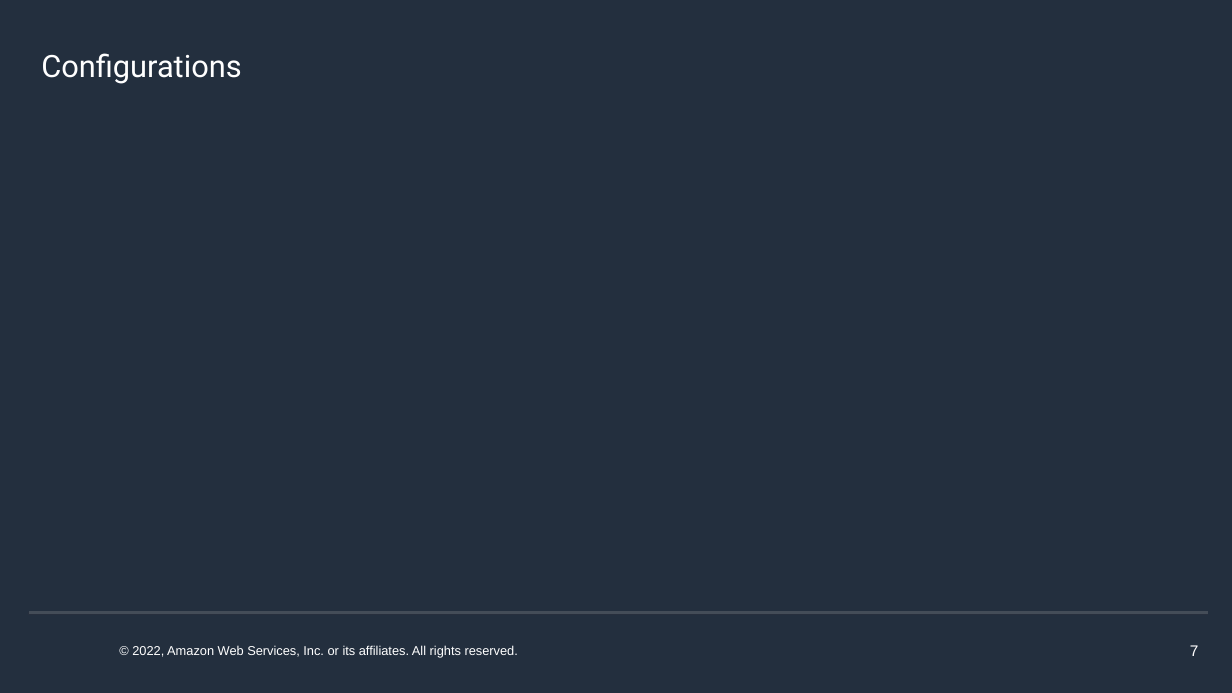
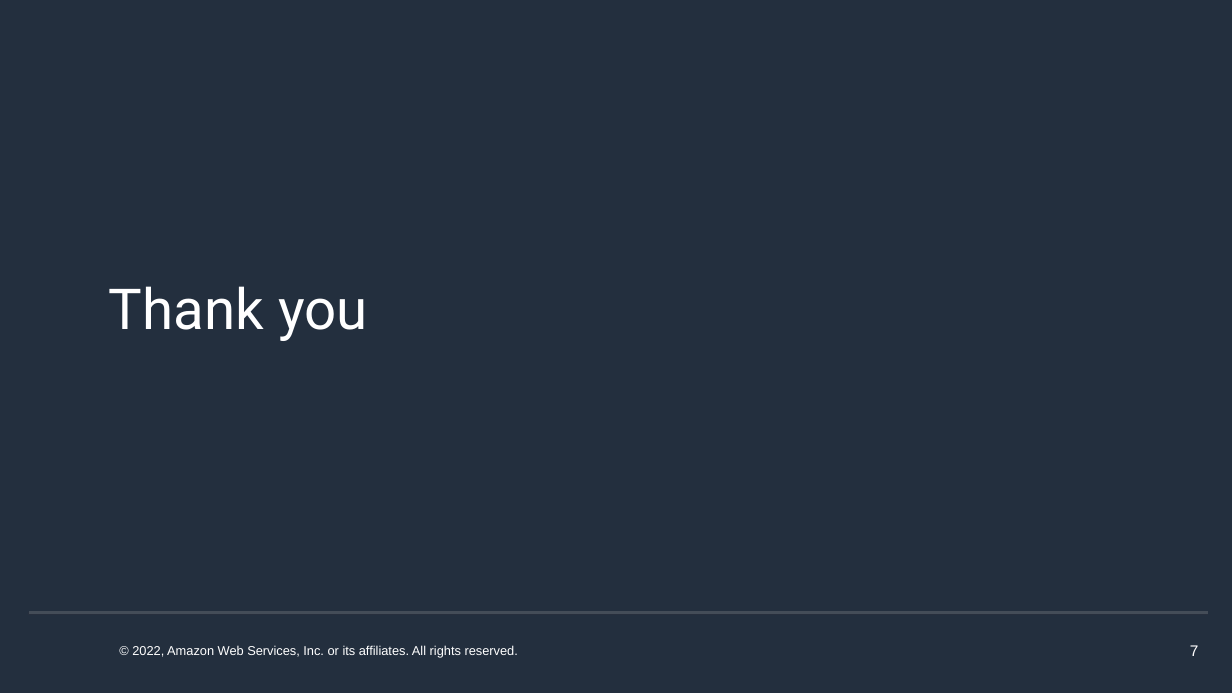
Before and after one commit to yagrxu/aws-solutions, a slide deck: slide 7 of amg-demo/demo.pptx. Drawn at 1232x693 pixels with LibreOffice and Linux fonts; fonts in the diff are those of the drawing; background and template pictures are left out. Boxes give left, top, right and bottom in pixels: in the first picture for what was removed or moved away, otherwise in the second. Text is boxed around its words. In the diff, an @@ line names an element or a change of style, - is before the commit and + after.

```diff
--- a/amg-demo/demo.pptx
+++ b/amg-demo/demo.pptx
@@ text removed at <box>41,53,241,84</box> @@
-Configurations
@@ text added at <box>109,286,368,341</box>, 44 pt, text #FFFFFF @@
+Thank you
```
Also in this commit, not shown: 3 other slides changed.
